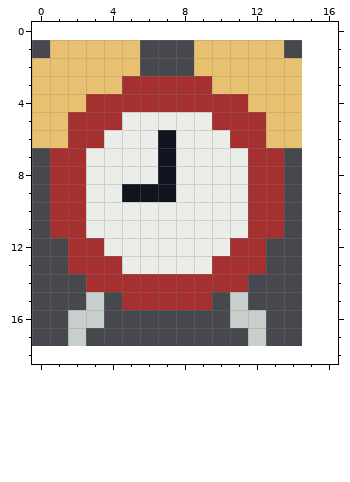
A pixel-art sprite gets an edit: Assets/Sprites/Props/alarm.png. The picture above is the old version.
The file is 15x17 pixels. The old version is drawn lined up with the new one, on the new canvas.
The result:
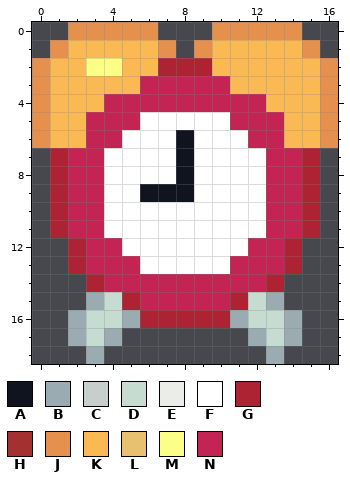
Palette (. is transparent): A #10141f  B #9babb2  C #c7cfcc  D #c7dcd0  E #ebede9  F #ffffff  G #ae2334  H #a53030  J #e6904e  K #fbb954  L #e8c170  M #fbff86  N #c32454
The exact change:
canvas 15x17 -> 17x19, the old top-left corner now at 0,1
@@ x 0..16 @@
- 0 .................
- 1 .LLLLL...LLLLL...
- 2 LLLLLL...LLLLLL..
- 3 LLLLLHHHHHLLLLL..
- 4 LLLHHHHHHHHHLLL..
- 5 LLHHHEEEEEHHHLL..
- 6 LLHHEEEAEEEHHLL..
- 7 .HHEEEEAEEEEHH...
- 8 .HHEEEEAEEEEHH...
- 9 .HHEEAAAEEEEHH...
-10 .HHEEEEEEEEEHH...
-11 .HHEEEEEEEEEHH...
-12 ..HHEEEEEEEHH....
-13 ..HHHEEEEEHHH....
-14 ...HHHHHHHHH.....
-15 ...C.HHHHH.C.....
-16 ..CC.......CC....
-17 ..C.........C....
-18 .................
+ 0 ..JJJJJ...JJJJJ..
+ 1 .JKKKKKJ.JKKKKKJ.
+ 2 JKKMMKKGGGKKKKKKJ
+ 3 JKKKKKNNNNNKKKKKJ
+ 4 JKKKNNNNNNNNNKKKJ
+ 5 JKKNNNFFFFFNNNKKJ
+ 6 JKKNNFFFAFFFNNKKJ
+ 7 .GNNFFFFAFFFFNNG.
+ 8 .GNNFFFFAFFFFNNG.
+ 9 .GNNFFAAAFFFFNNG.
+10 .GNNFFFFFFFFFNNG.
+11 .GNNFFFFFFFFFNNG.
+12 ..GNNFFFFFFFNNG..
+13 ..GNNNFFFFFNNNG..
+14 ...GNNNNNNNNNG...
+15 ...BDGNNNNNGDB...
+16 ..BDDBGGGGGBDDB..
+17 ..BDB.......BDB..
+18 ...B.........B...
